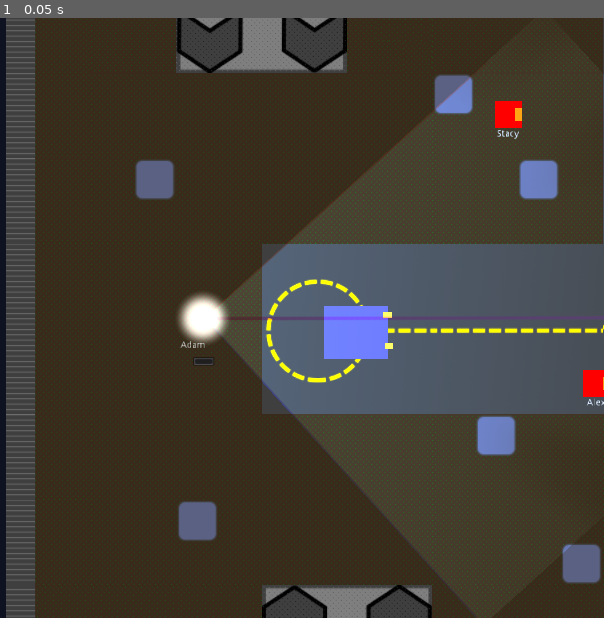
Above: before the commit, frame 1.
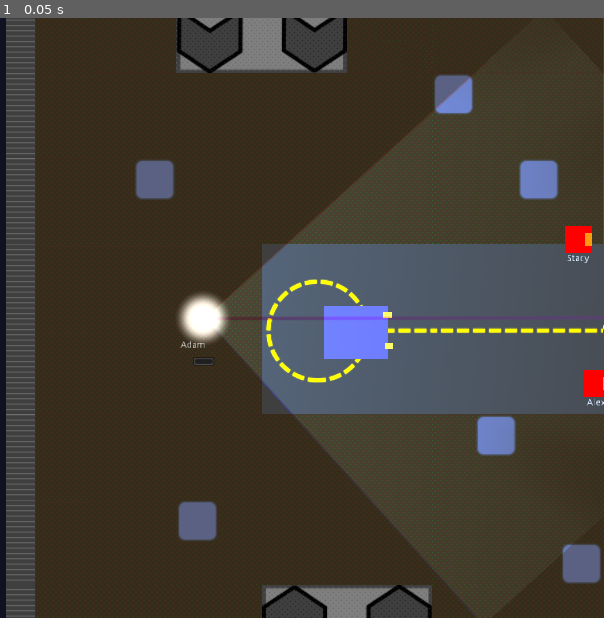
Above: after the commit, the same moment.

Repository: FugitiveTheGame/Fugitive
Game: Godot game, scene res://maps/map_00/Map_00_dev.tscn
Same seed, same stepped clock (60 frames per second), same inputs: the game is played once before the commit and once after it. This scene is started directly instead of the project's main scene.
Inputs:
- Up to frame 1 (0.05 s): no input

The runs differ from the first frame. In frame 1, 0.4% of the frame differs, in the area x 81-99%, y 13-41%.
Error in both runs: Assertion failed. (res://maps/map_00/Map_00_dev.gd:26)

Commit message:
Network server sending important messages
- Having the network server do the important events we prevent a lot of network spam, and are even a tiny bit more hack resistant.
- Some log text

Diff:
--- a/actors/car/Car.gd
+++ b/actors/car/Car.gd
@@ -68,6 +68,7 @@
 
 remotesync func unlock():
 	locked = false
+	print('Car unlockled')
 
 func is_driver(player) -> bool:
 	return driver == player
--- a/actors/hider/Hider.gd
+++ b/actors/hider/Hider.gd
@@ -18,7 +18,9 @@
 	# Freeze tag! Unfreeze your friends!
 	if body is Player and body._get_player_type() == Network.PlayerType.Hider:
 		if body.frozen:
-			body.unfreeze()
+			# Only let the network server send out this message
+			if get_tree().is_network_server():
+				body.unfreeze()
 
 func set_current_visibility(percentVisible: float):
 	current_visibility = percentVisible
--- a/actors/player/Player.gd
+++ b/actors/player/Player.gd
@@ -48,6 +48,7 @@
 remotesync func onUnfreeze():
 	self.frozen = false
 	self.modulate = Color(1, 1, 1, 1)
+	print('unfreeze')
 
 func freeze():
 	rpc("onFreeze")
@@ -56,6 +57,7 @@
 	self.frozen = true
 	self.velocity = Vector2(0, 0)
 	self.modulate = frozenColor
+	print('freeze')
 
 func _input(event):
 	if not is_network_master():
--- a/actors/seeker/Seeker.gd
+++ b/actors/seeker/Seeker.gd
@@ -61,7 +61,10 @@
 
 				# Don't allow capture while in a car, or while in a win zone
 				if self.car == null and (not is_in_winzone(hider)):
-					hider.freeze()
+					# Every client is running this part of the sim
+					# But only let the server actually dispatch this very important RPC
+					if not hider.frozen and get_tree().is_network_server():
+						hider.freeze()
 
 			############################################
 			# Begin visibility calculations
--- a/maps/map_00/Map_00.gd
+++ b/maps/map_00/Map_00.gd
@@ -142,8 +142,8 @@
 				break
 
 	# Debug: show the label if any hiders were seen
-	if(anySeen):
-		print('Seeker saw a hider!')
+	#if(anySeen):
+		#print('Seeker saw a hider!')
 
 func checkWinConditions():
 	var allHidersFrozen := true
--- a/maps/map_00/Map_00_dev.tscn
+++ b/maps/map_00/Map_00_dev.tscn
@@ -13,7 +13,7 @@
 playerName = "Adam"
 
 [node name="Hider00" parent="players" index="1" instance=ExtResource( 4 )]
-position = Vector2( 369.646, 62.5992 )
+position = Vector2( 474.896, 249.471 )
 playerName = "Stacy"
 
 [node name="Hider01" parent="players" index="2" instance=ExtResource( 4 )]
